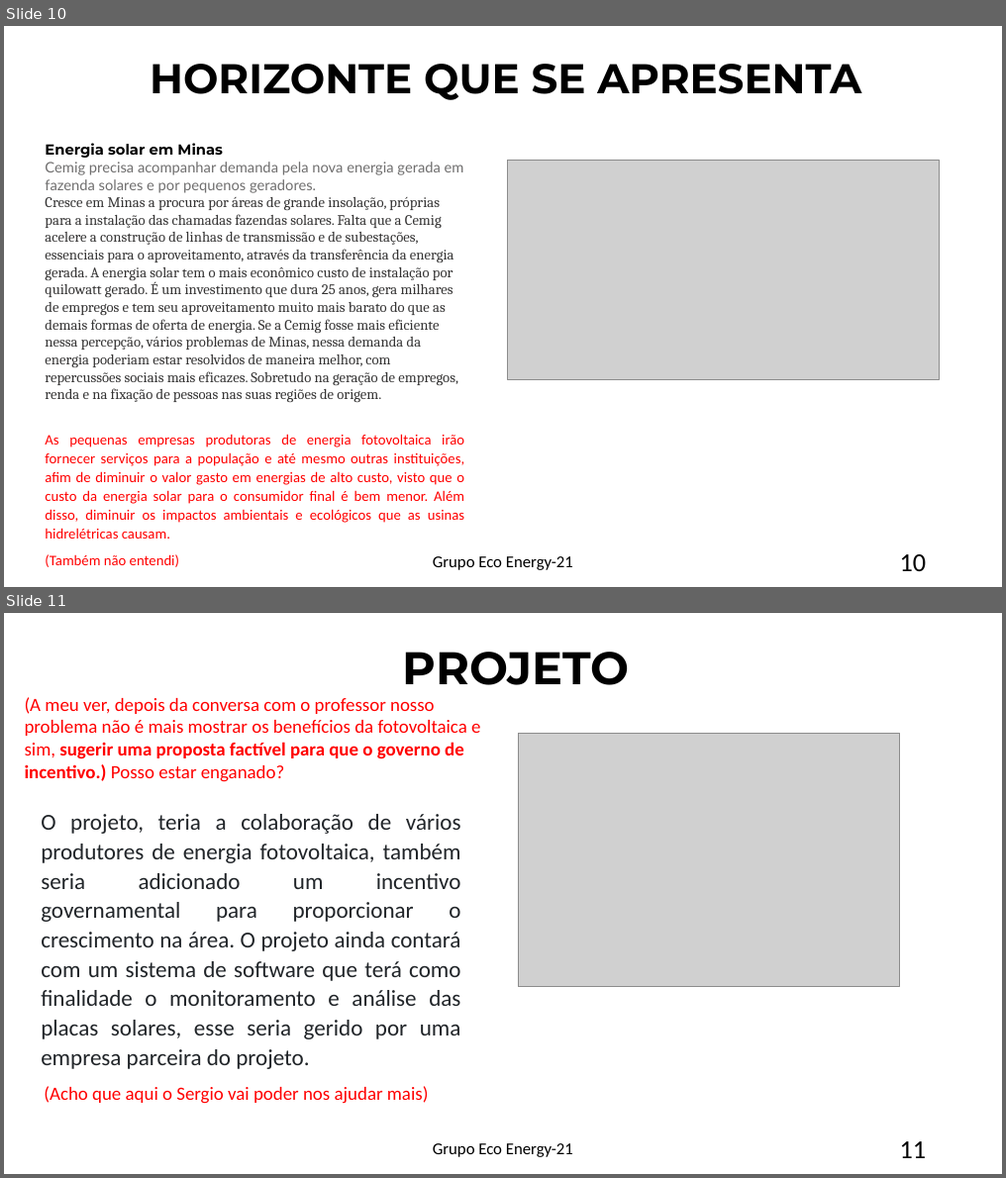
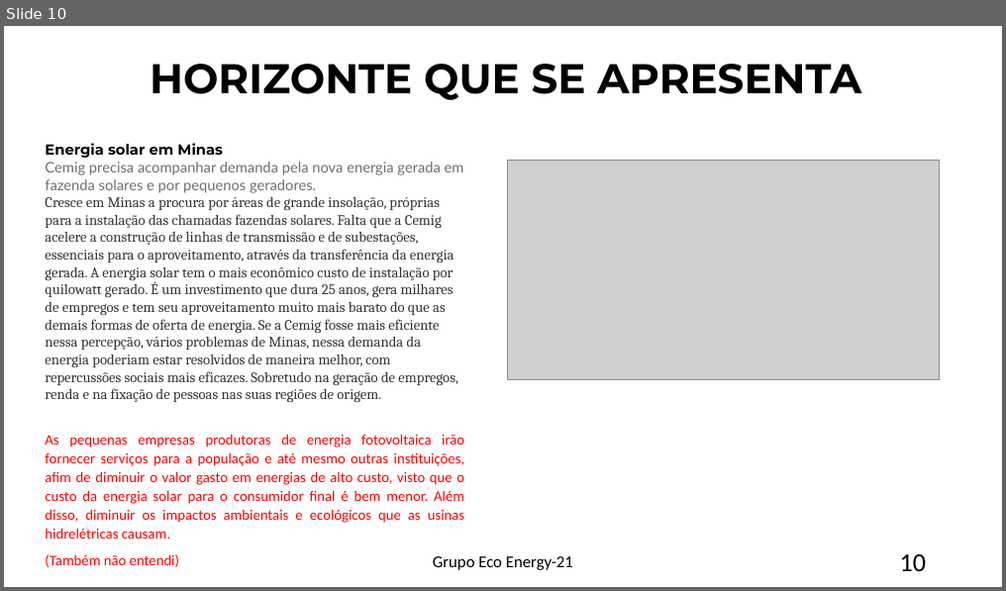
Before and after one commit to sudariogoncalves/ECO-Energy-21-, a slide deck: Projeto Eco-Energy 21.pptx. Shown one above the other, each under a label of ours: slides 10 and 11 before the commit, slide 10 after it. The pictures are 1006x1178 and 1006x591 pixels, drawn with LibreOffice and Linux fonts; fonts in the diff are those of the drawing; grey boxes stand for pictures. Boxes give left, top, right and bottom in pixels: in the first picture for what was removed or moved away, otherwise in the second. Text is boxed around its words. In the diff, an @@ line names an element or a change of style, - is before the commit and + after.

Commit message:
Projeto Eco-Energy 21 Atualização

```diff
--- a/Projeto Eco-Energy 21.pptx
+++ b/Projeto Eco-Energy 21.pptx
@@ slide 11 removed at <box>4,613,1002,1174</box>, background #FFFFFF @@
@@ text removed at <box>403,652,630,685</box> @@
-PROJETO
@@ text removed at <box>25,697,480,782</box> @@
-(A meu ver, depois da conversa com o professor nosso problema não é mais mostrar os benefícios da fotovoltaica e sim, sugerir uma proposta factível para que o governo de incentivo.) Posso estar enganado?
@@ picture removed at <box>519,733,900,986</box> @@
@@ text removed at <box>41,814,461,1069</box> @@
-O projeto, teria a colaboração de vários produtores de energia fotovoltaica, também seria adicionado um incentivo governamental para proporcionar o crescimento na área. O projeto ainda contará com um sistema de software que terá como finalidade o monitoramento e análise das placas solares, esse seria gerido por uma empresa parceira do projeto.
@@ text removed at <box>44,1086,429,1104</box> @@
-(Acho que aqui o Sergio vai poder nos ajudar mais)
@@ text removed at <box>433,1144,573,1157</box> @@
-Grupo Eco Energy-21
@@ page number removed at <box>900,1142,927,1158</box> @@
-11
```
Also in this commit, not shown: 7 slides changed, 2 slides added.
